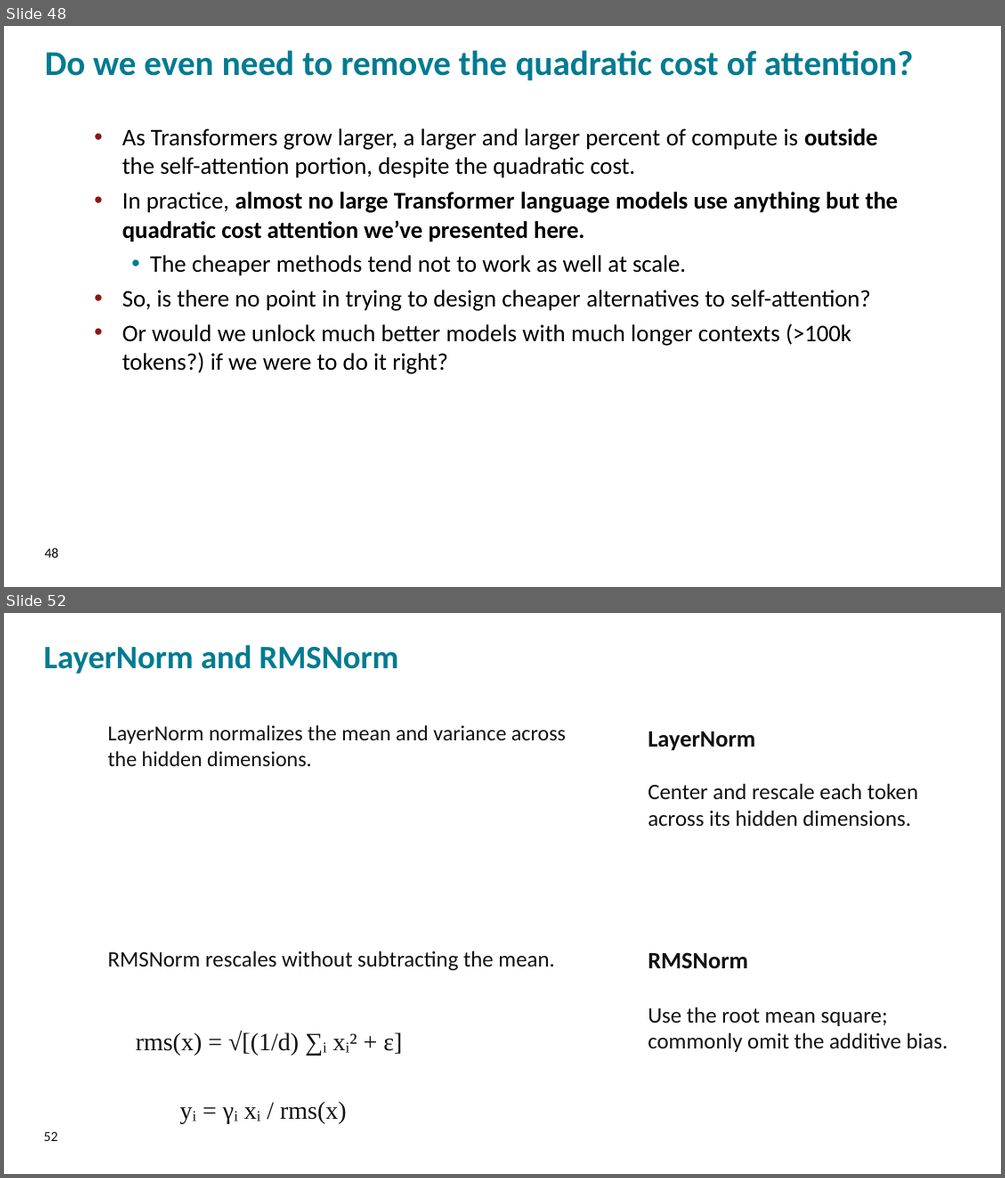
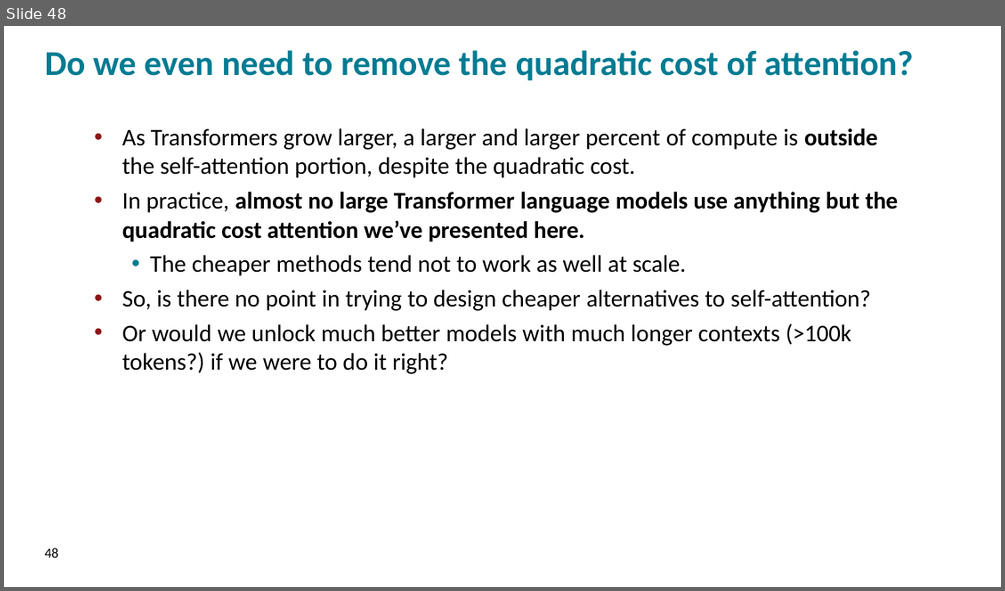
Before and after one commit to FMIPPC/lectures, a slide deck: lecture_03.pptx. Shown one above the other, each under a label of ours: slides 48 and 52 before the commit, slide 48 after it; the slides between them are not shown. The pictures are 1005x1178 and 1005x591 pixels, drawn with LibreOffice and Linux fonts; fonts in the diff are those of the drawing; background and template pictures are left out. Boxes give left, top, right and bottom in pixels: in the first picture for what was removed or moved away, otherwise in the second. Text is boxed around its words. In the diff, an @@ line names an element or a change of style, - is before the commit and + after.

```diff
--- a/lecture_03.pptx
+++ b/lecture_03.pptx
@@ slide 52 removed at [4, 613, 1001, 1174], background picture (left out) @@
@@ text removed at [44, 645, 399, 674] @@
-LayerNorm and RMSNorm
@@ text removed at [108, 725, 566, 766] @@
-LayerNorm normalizes the mean and variance across the hidden dimensions.
@@ text removed at [647, 731, 755, 750] @@
-LayerNorm
@@ text removed at [647, 783, 918, 826] @@
-Center and rescale each token across its hidden dimensions.
@@ text removed at [108, 950, 554, 971] @@
-RMSNorm rescales without subtracting the mean.
@@ text removed at [647, 952, 748, 968] @@
-RMSNorm
@@ text removed at [647, 1006, 948, 1052] @@
-Use the root mean square; commonly omit the additive bias.
@@ text removed at [136, 1030, 402, 1054] @@
-rms(x) = √[(1/d) ∑ᵢ xᵢ² + ε]
@@ text removed at [180, 1102, 347, 1124] @@
-yᵢ = γᵢ xᵢ / rms(x)
@@ text removed at [44, 1131, 58, 1141] @@
-52
```
Also in this commit, not shown: 27 other slides removed, 4 other files.
